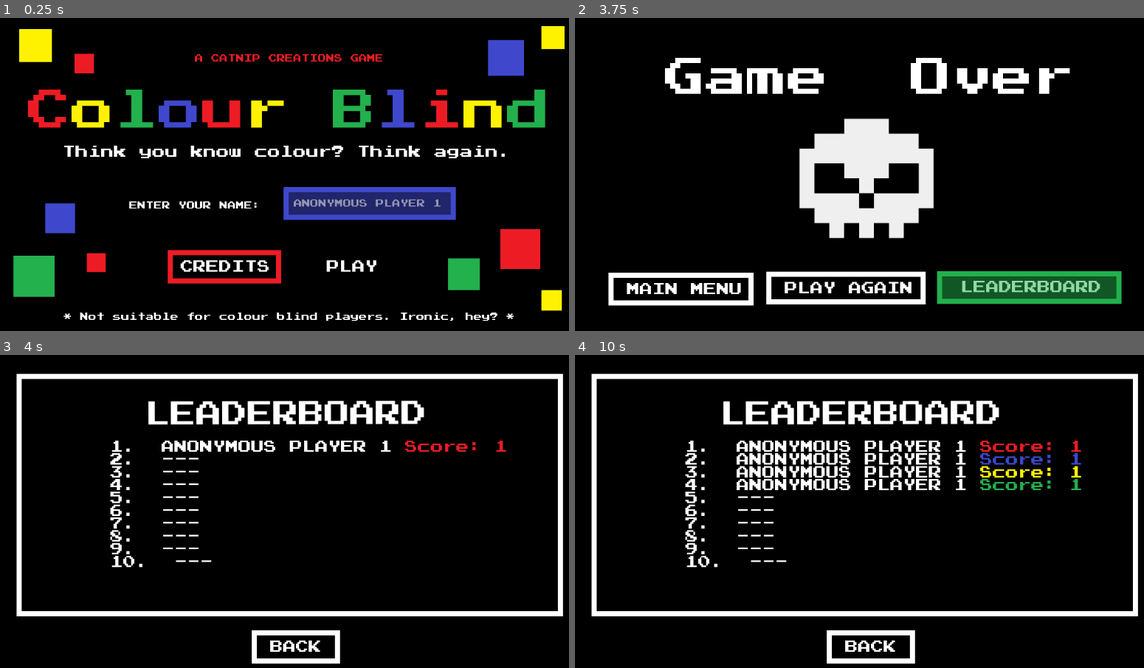
Above: before the commit, frames 1-4 (two rows, left to right).
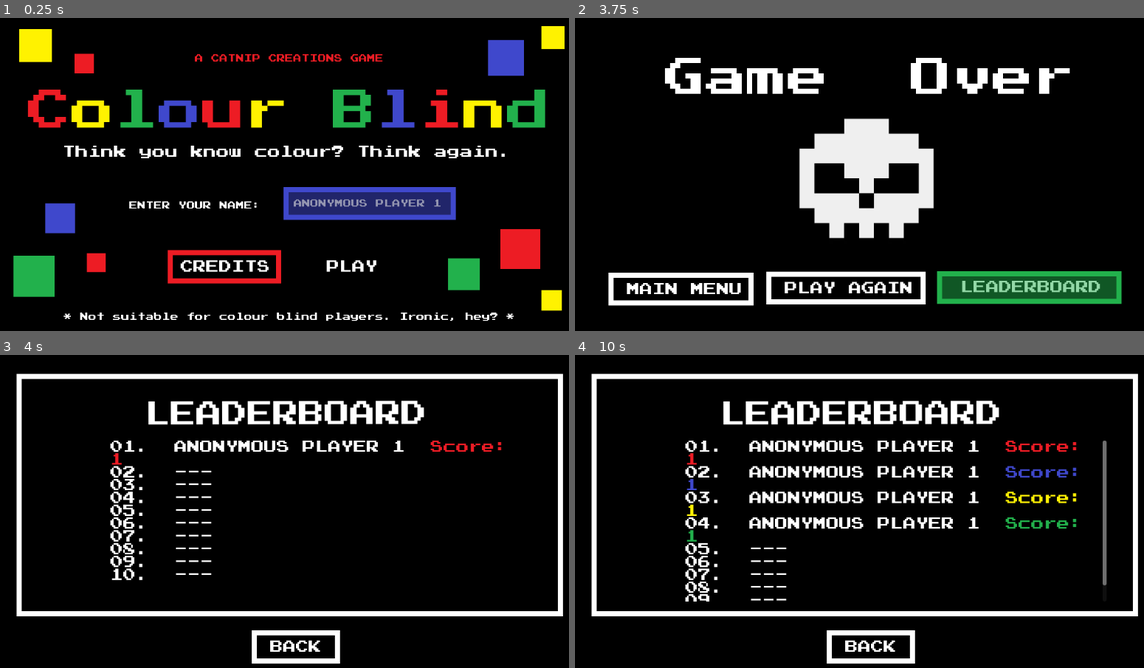
Above: after the commit, the same moments.

Repository: kwrightsk/game-jam-january-2026
Game: Godot game, scene res://Scenes/title_screen.tscn
Same seed, same stepped clock (60 frames per second), same inputs: the game is played once before the commit and once after it.
Inputs (mouse positions are in pixels of both pictures, inside the frame that each line leads up to):
- Up to frame 1 (0.25 s): no input
- Up to frame 2 (3.75 s): click (944, 202) at 0.52 s; type "Alex" at 0.6 s; click "PLAY" at 1.25 s; move the mouse to (865, 89) at 2.02 s; press the mouse at (865, 89) at 2.03 s; tap Enter at 2.75 s; move the mouse to (660, 180) at 2.77 s; release the mouse at (660, 180) at 2.78 s; tap C at 2.85 s; click (660, 180) at 2.92 s; click "LEADERBOARD" at 3.5 s
- Up to frame 3 (4 s): no input
- Up to frame 4 (10 s): click "BACK" at 4.25 s; click "PLAY AGAIN" at 5 s; move the mouse to (825, 549) at 5.77 s; press the mouse at (825, 549) at 5.78 s; release the mouse at (825, 549) at 6.5 s; click "PLAY AGAIN" at 6.5 s; move the mouse to (905, 549) at 7.27 s; tap C at 7.35 s; click (905, 549) at 7.42 s; click "PLAY AGAIN" at 8 s; move the mouse to (825, 627) at 8.77 s; press the mouse at (825, 627) at 8.78 s; release the mouse at (825, 627) at 9.5 s; click "LEADERBOARD" at 9.5 s

Frames 1-2 are identical in both runs. In frame 3, 2.3% of the frame differs, in the area x 19-89%, y 27-72%; in frame 4, 8.1%, in the area x 19-94%, y 27-79%.

Commit message:
fixed leaderboard spacing

Diff:
--- a/Scenes/leaderboard_screen.tscn
+++ b/Scenes/leaderboard_screen.tscn
@@ -6,7 +6,6 @@
 script/source = "extends Node2D
 @onready var leaderboard = $CanvasLayer/Rank
 @onready var hover_back_button = $CanvasLayer/BackButton/Panel2
-
 # Called when the node enters the scene tree for the first time.
 func _ready() -> void:
 	hover_back_button.visible = false
@@ -20,13 +19,15 @@
 	var data_list = JSON.parse_string(file_string)
 
 	for i in range(min(data_list.size(), 10)):
-		leaderboard.append_text(str(i+1) + \".  \" + _construct_player_string(data_list[i], i) + \"\\n\")
+		var rank = str(i+1).pad_zeros(2)  # Pad with leading zero (01, 02, ... 10)
+		leaderboard.append_text(rank + \".  \" + _construct_player_string(data_list[i], i) + \"\\n\")
 
 	#display missing entries if there are less than 10 entries in the dictionary
 	if (data_list.size() < 10):
 		var missing = 10 - data_list.size()
 		for i in range(missing):
-			leaderboard.append_text(str(11 - missing + i) + \".  \" + \"---\")
+			var rank = str(11 - missing + i).pad_zeros(2)
+			leaderboard.append_text(rank + \".  \" + \"---\")
 			if i < missing - 1:  # Don't add newline on the last entry
 				leaderboard.append_text(\"\\n\")
 
@@ -39,18 +40,18 @@
 	var colors = [\"#ED1C25\", \"#3F48CC\", \"#FFF204\", \"#22B14C\"]
 	var color = colors[index % 4]
 
-	var max_name_width = 15
+	# Calculate spacing based on actual displayed length (without BBCode tags)
+	var max_name_width = 20
 	var space_offset = max_name_width - plr_name.length()
 	var space_add = \"\"
-	for i in range(max(space_offset, 1)):
+	for i in range(max(space_offset, 2)):  # At least 2 spaces
 		space_add += \" \"
-	print(\"heyooo\")
 
-	#build the string with name first, then spaces, then colored score
-	var player_substring = plr_name + space_add
-	var stats_string = \"[color=\" + color + \"]Score: \" + s_txt + \"[/color]\"
+	# Build string: name + spaces + colored score text
+	# The key is that spaces are added BEFORE the color tags
+	var result = plr_name + space_add + \"[color=\" + color + \"]Score: \" + s_txt + \"[/color]\"
 
-	return player_substring + stats_string
+	return result
 
 func _on_back_button_pressed() -> void:
 	get_tree().change_scene_to_file(\"res://Scenes/game-over-screen.tscn\") # Replace with function body.
Not shown: 1 places in Scenes/title_screen.tscn that only renumber resources
